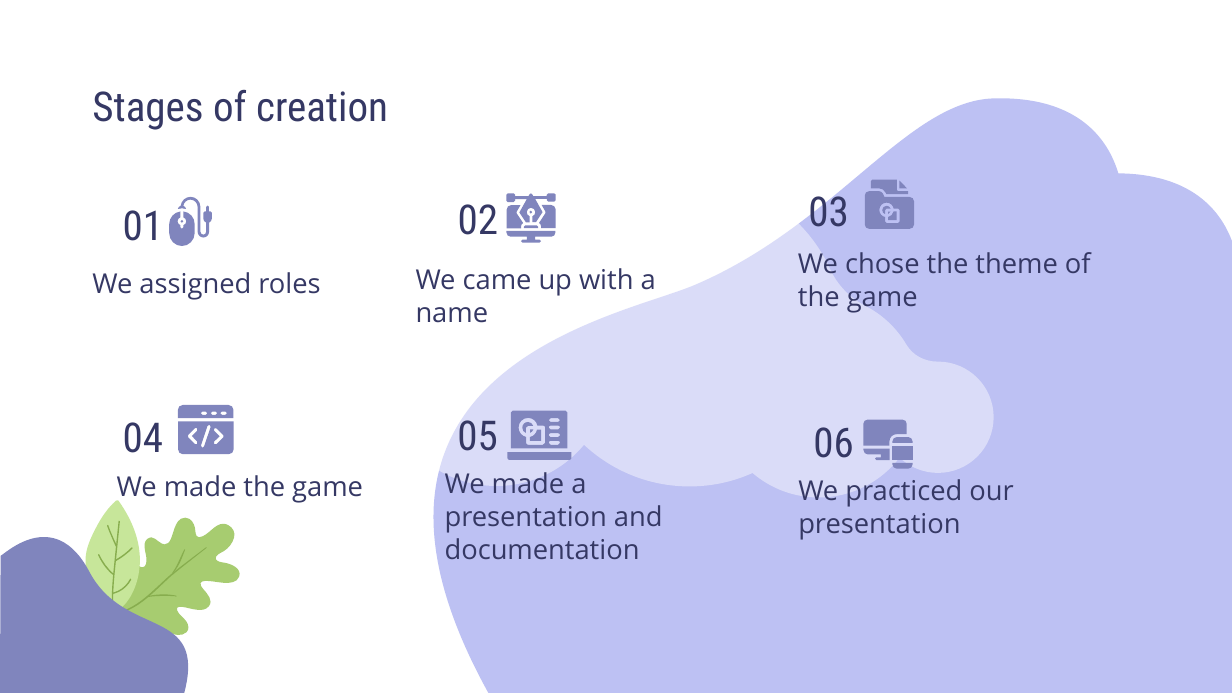
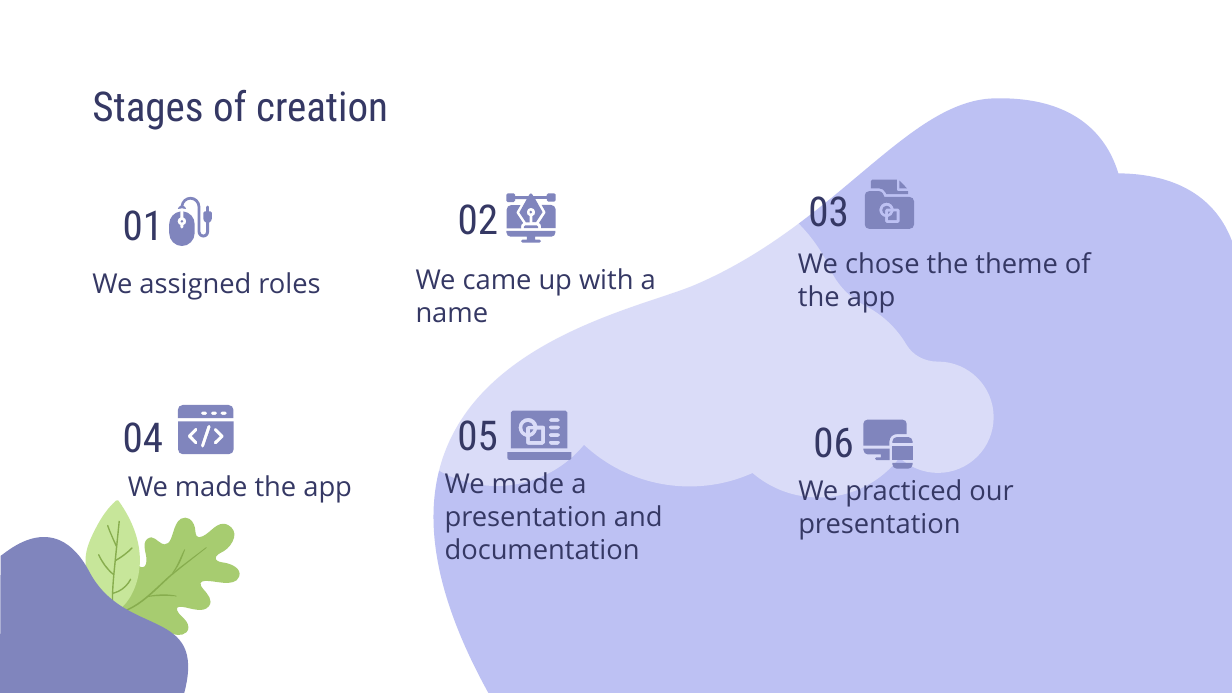
Before and after one commit to atpopov21/Timeless-Navigators, a slide deck: slide 3 of Documents/Timeless_Navigators.pptx. Drawn at 1232x693 pixels with LibreOffice and Linux fonts; fonts in the diff are those of the drawing. Boxes give left, top, right and bottom in pixels: in the first picture for what was removed or moved away, otherwise in the second. Text is boxed around its words. In the diff, an @@ line names an element or a change of style, - is before the commit and + after.

```diff
--- a/Documents/Timeless_Navigators.pptx
+++ b/Documents/Timeless_Navigators.pptx
@@ subtitle at bbox=[798, 252, 1091, 313]: text changed @@
-We chose the theme of the game
+We chose the theme of the app
@@ subtitle at bbox=[128, 475, 352, 503]: text changed @@
-We made the game
+We made the app
```
Also in this commit, not shown: 1 other slide changed.
